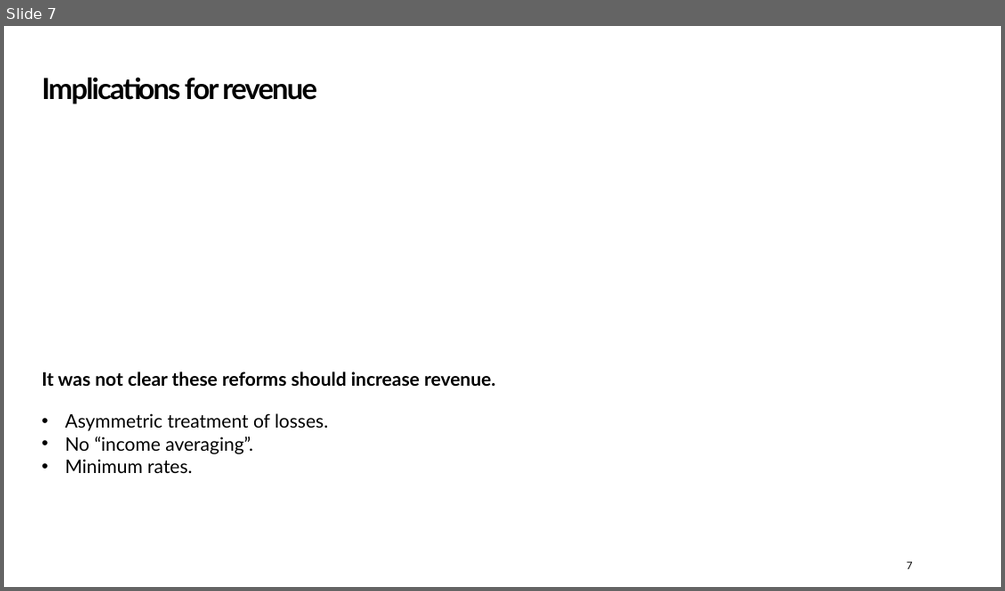
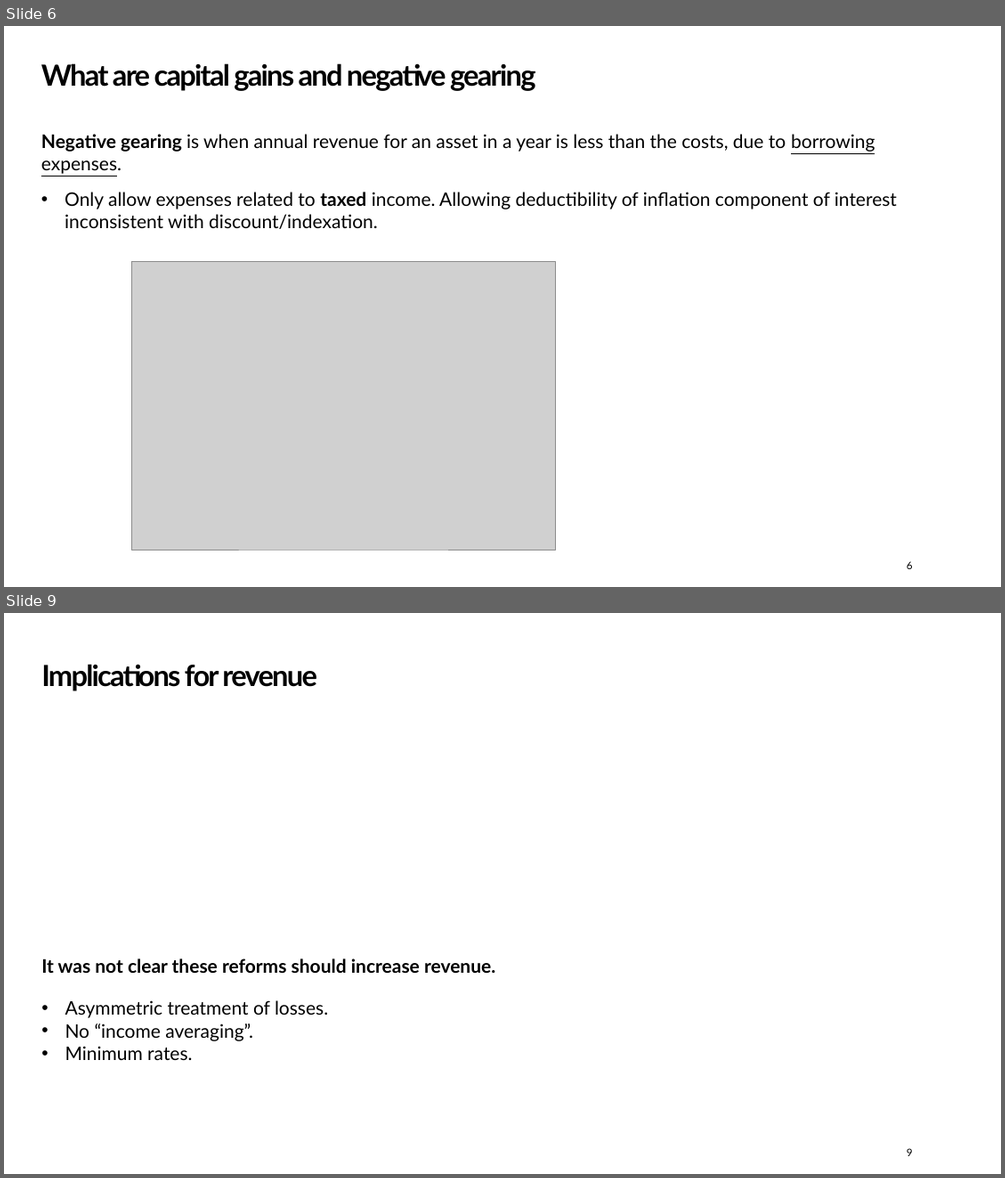
Before and after one commit to Zjub/TVHENZ, a slide deck: e61 Projects/Presentations/QETA Post-Budget 2026.pptx. Shown one above the other, each under a label of ours: slide 7 before the commit, slides 6 and 9 after it; the slides between them are not shown. The pictures are 1005x591 and 1005x1178 pixels, drawn with LibreOffice and Linux fonts; fonts in the diff are those of the drawing; grey boxes stand for pictures; background and template pictures are left out. Boxes give left, top, right and bottom in pixels: in the first picture for what was removed or moved away, otherwise in the second. Text is boxed around its words. In the diff, an @@ line names an element or a change of style, - is before the commit and + after.

```diff
--- a/e61 Projects/Presentations/QETA Post-Budget 2026.pptx
+++ b/e61 Projects/Presentations/QETA Post-Budget 2026.pptx
@@ slide 6 added at (4, 26, 1001, 587), background #FFFFFF @@
@@ title added at (41, 63, 536, 91), 28 pt, text #000000, bold @@
+What are capital gains and negative gearing
@@ text added at (41, 134, 874, 174), 18 pt, text #000000 @@
+Negative gearing is when annual revenue for an asset in a year is less than the costs, due to borrowing expenses.
@@ text added at (65, 192, 897, 229), 18 pt, text #000000 @@
+• Only allow expenses related to taxed income. Allowing deductibility of inflation component of interest inconsistent with discount/indexation.
@@ picture added at (132, 262, 555, 549) @@
@@ page number added at (906, 561, 913, 569), 10 pt, text #000000 @@
+6
@@ what was slide 7 is now slide 9 @@
@@ page number at (906, 1148, 913, 1156): text changed @@
-7
+9
```
Also in this commit, not shown: 6 slides changed, 1 other slide added, 3 other files.
